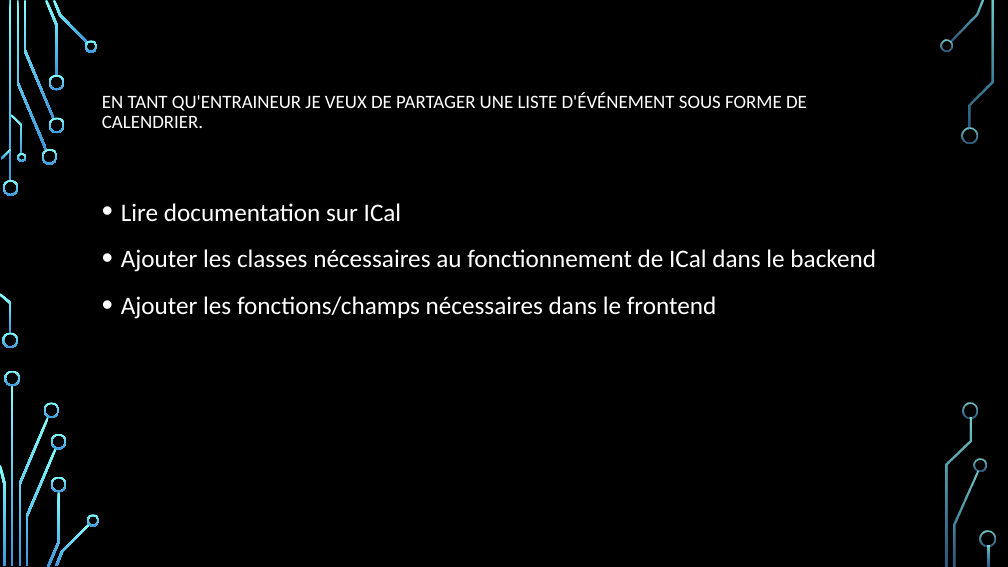
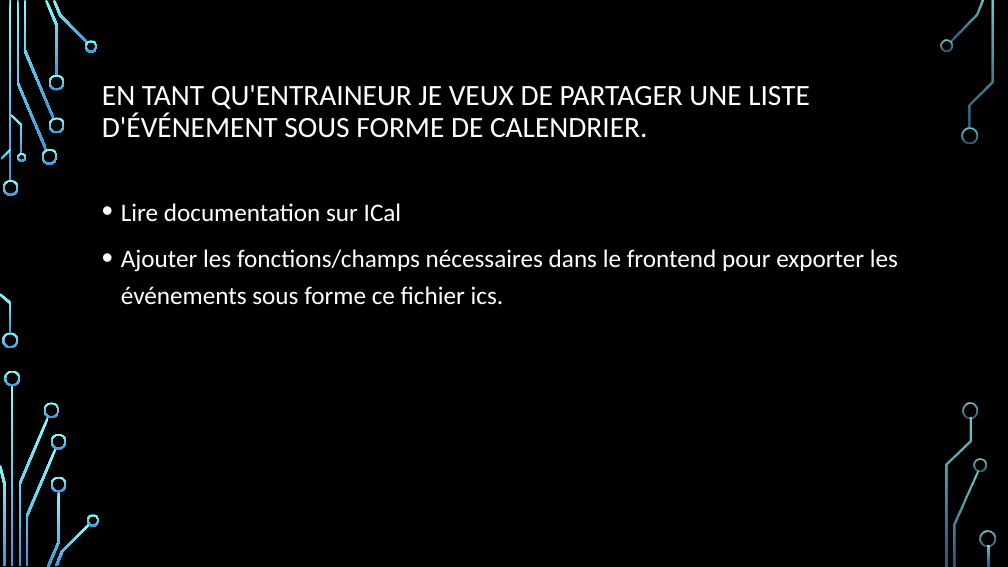
Before and after one commit to DFC-Informatique-Cegep-de-Sainte-Foy/GestionEquipesSportives, a slide deck: slide 9 of Documentation/Revue 3/Presentation_Revue_3.pptx (slide 12 before the commit). Drawn at 1008x567 pixels with LibreOffice and Linux fonts; fonts in the diff are those of the drawing; background and template pictures are left out. Boxes give left, top, right and bottom in pixels: in the first picture for what was removed or moved away, otherwise in the second. Text is boxed around its words. In the diff, an @@ line names an element or a change of style, - is before the commit and + after.

```diff
--- a/Documentation/Revue 3/Presentation_Revue_3.pptx
+++ b/Documentation/Revue 3/Presentation_Revue_3.pptx
@@ title "EN TANT QU'ENTRAINEUR JE VEUX ..." at box(102, 85, 810, 138): size 18 to 28 pt @@
@@ text at box(121, 249, 898, 305): text changed @@
-• Ajouter les classes nécessaires au fonctionnement de ICal dans le backend
-• Ajouter les fonctions/champs nécessaires dans le frontend
+• Ajouter les fonctions/champs nécessaires dans le frontend pour exporter les événements sous forme ce fichier ics.
```
Also in this commit, not shown: 8 other slides changed, 3 slides removed.
